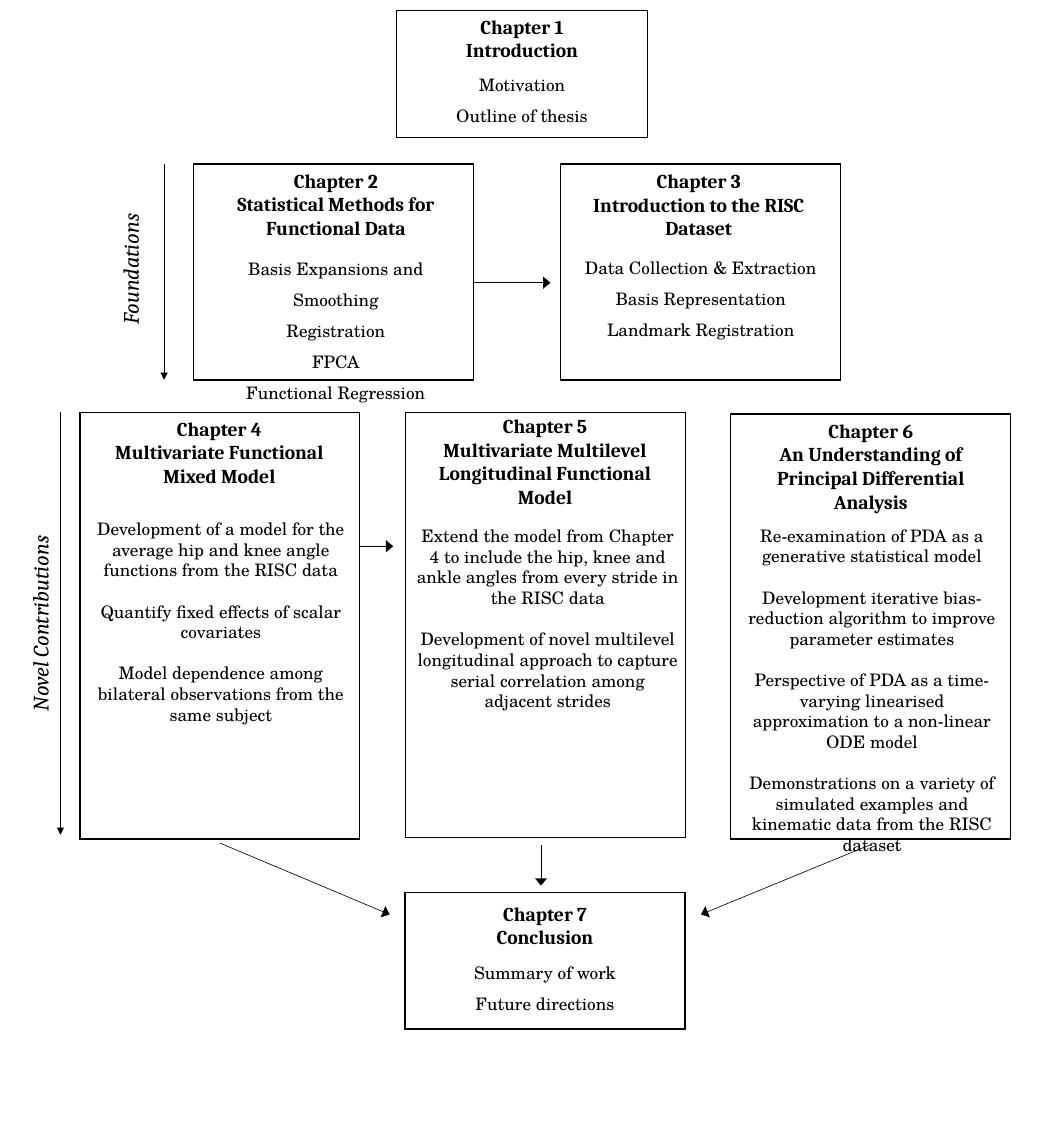
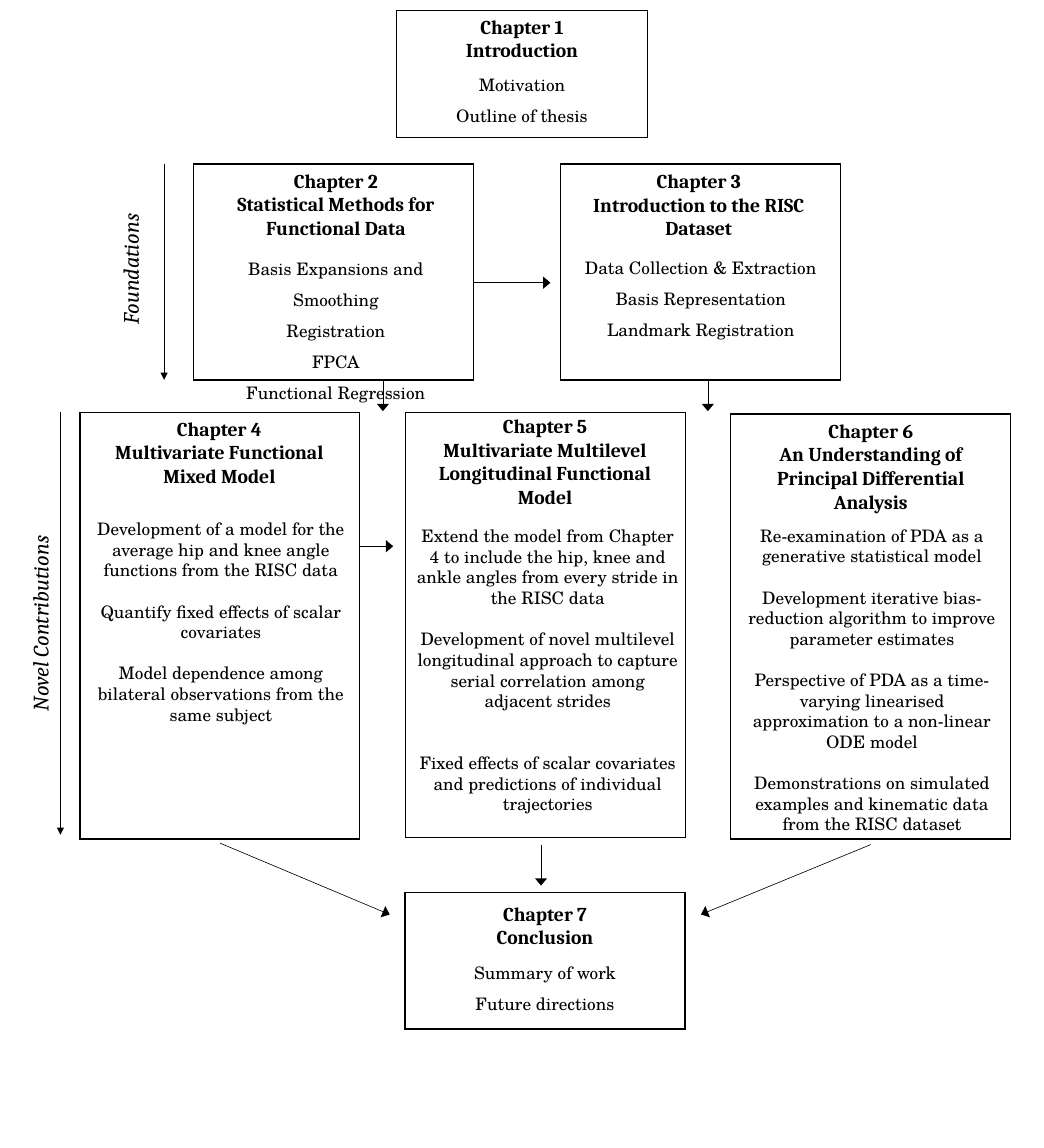
Before and after one commit to FAST-ULxNUIG/thesis-chapt-1-2, a slide deck: slide 1 of figures/outline-of-thesis-diagram.pptx. Drawn at 1044x1148 pixels with LibreOffice and Linux fonts; fonts in the diff are those of the drawing. Boxes give left, top, right and bottom in pixels: in the first picture for what was removed or moved away, otherwise in the second. Text is boxed around its words. In the diff, an @@ line names an element or a change of style, - is before the commit and + after.

```diff
--- a/figures/outline-of-thesis-diagram.pptx
+++ b/figures/outline-of-thesis-diagram.pptx
@@ arrow added from (383, 380) to (383, 411), #000000 0.5 pt @@
@@ arrow added from (708, 380) to (708, 411), #000000 0.5 pt @@
@@ text at (x1=420, y1=756, x2=675, y2=814): paragraph added @@
+Fixed effects of scalar covariates and predictions of individual trajectories
@@ text at (x1=754, y1=776, x2=989, y2=831): text changed @@
-Demonstrations on a variety of simulated examples and kinematic data from the RISC dataset
+Demonstrations on simulated examples and kinematic data from the RISC dataset
```
Also in this commit, not shown: 1 other file.
